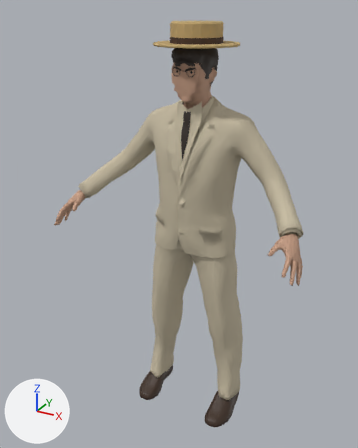
Before and after pictures for a commit that changed the glTF model assets/models/eddington.glb.
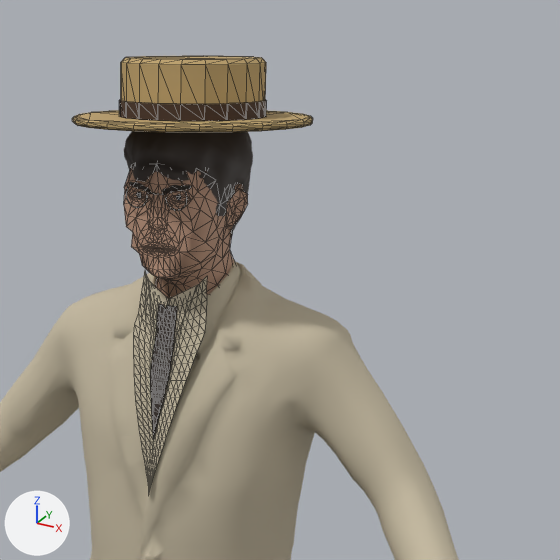
Each version appears first whole from a camera (50 mm lens) standing at (0.953, -1.923, 1.92) and looking at (-0.044, -0.111, 1.014), and next in a close-up on the part from 35% to 92% of the width and 0% to 46% of the height. The lights are fixed; the arrows at lower left show +X, +Y and +Z. The first two pictures are the older version. The close-ups show mesh edges as thin lines. Vertices at exactly the same position are counted once.

Objects in the first close-up: 'eddington_body', 'eddington_hair', 'eddington_hat', 'eddington_suit', 'eddington_waistcoat_v_front' and 3 more.
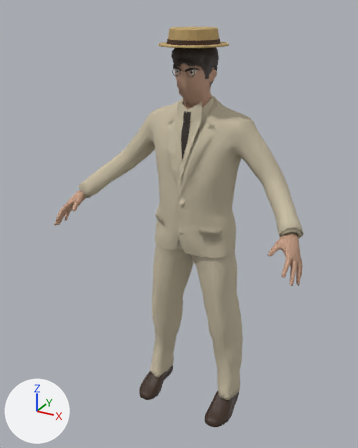
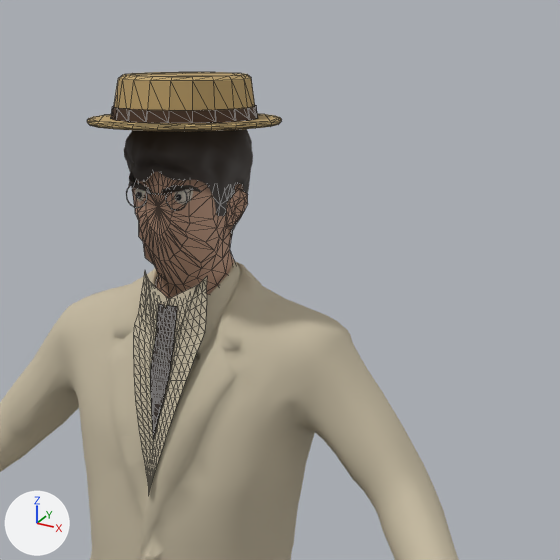
The change in detail:
me_male1591 is used by ob_eddington_body; location (0.0, 0.0, 0.0).
me_male1591 had 1084 vertices, 2118 faces and spanned x -0.578..0.578, y -0.384..0.047, z 0.979..1.797.
me_male1591 now has 871 vertices, 1678 faces and spans x -0.578..0.578, y -0.384..0.047, z 0.979..1.797.
me_male1591 part 1: 12 vertices moved from x -0.062..0.062, y -0.155..-0.127, z 1.571..1.729 to x -0.043..0.043, y -0.146..-0.131, z 1.603..1.731; 269 vertices removed from x -0.065..0.065, y -0.156..-0.107, z 1.561..1.73; 56 vertices added at x -0.065..0.065, y -0.15..-0.11, z 1.592..1.72.
me_eddington_hat is used by ob_eddington_hat; location (0.0, -0.046, 1.823).
me_eddington_hat had 216 vertices, 420 faces and spanned x -0.175..0.175, y -0.175..0.175, z -0.046..0.043.
me_eddington_hat now has 216 vertices, 420 faces and spans x -0.137..0.137, y -0.153..0.153, z -0.001..0.064.
me_eddington_hat part 2: the loose piece of 96 vertices spanning x -0.175..0.175, y -0.175..0.175, z -0.046..-0.036 is scaled about its middle by (0.78, 0.874, 0.74), then moved by (0.0, 0.0, 0.043).
me_eddington_hat part 3: 120 of 216 vertices moved; they spanned x -0.107..0.107, y -0.107..0.107, z -0.043..0.043 and now span x -0.104..0.104, y -0.116..0.116, z 0.001..0.064; mean shift (0.0, 0.0, 0.035); largest move (0.0, 0.099, -0.043) -> (0.0, 0.108, 0.001).
Object 'eddington_hat' (ob_eddington_hat) moves from (0.0, -0.046, 1.823) to (0.0, -0.071, 1.78).

Where the change shows, as pixel boxes (x1, y1, x2, y2) in the close-ups (560 x 560 px; the box of a moved part takes in the faces that stretch with it):
'eddington_hat', reshaped, moved (19% narrower, 22% shorter): before (72, 56, 313, 132); after (87, 72, 282, 131)
'eddington_body', reshaped (6% narrower): before (124, 167, 248, 299); after (132, 172, 248, 299)
part 1 of me_male1591, cut back: before (124, 167, 218, 285); after (132, 172, 217, 285)
part 2 of me_eddington_hat, moved or reshaped: before (72, 110, 313, 132); after (87, 114, 282, 131)
part 3 of me_eddington_hat, moved or reshaped: before (119, 56, 267, 121); after (111, 72, 258, 123)
